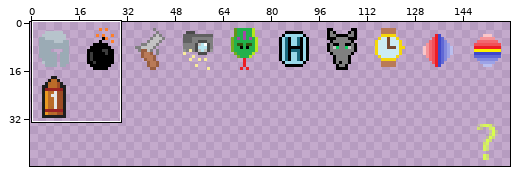
Sprite sheet: react_main/public/images/modifiers.png. The first picture is a wide view before the edit; the outline marks the close-up.
Close-up. The starting point:
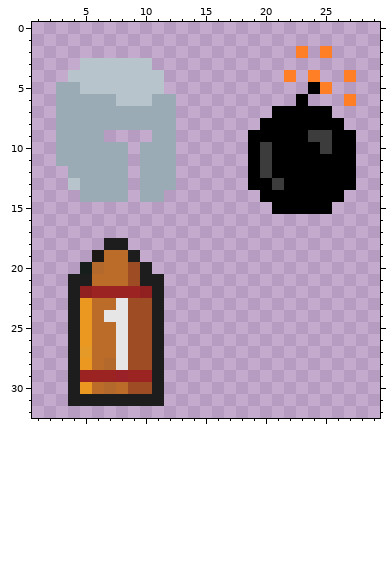
The file is 160x48 pixels. Pixels under 10% opacity are left out. Colours within 5 levels of each other are drawn and written as one. Shown: x 1..29, y 0..32. The commit also changed other parts of the picture, which this record leaves out.
Once edited:
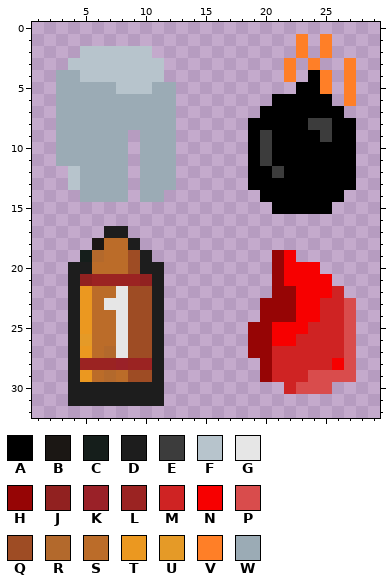
Palette (. is transparent): A #000000  B #1b1714  C #151e1b  D #1d1d1d  E #3c3c3c  F #b7c4cc  G #e6e6e6  H #960505  J #912120  K #9a2128  L #9b2322  M #cf2323  N #f70000  P #d94c4c  Q #9e4c24  R #b3692c  S #bb6c29  T #eb9820  U #e59a27  V #ff7f27  W #9babb5
The exact change:
Changed rows in their new state; - is an unchanged pixel.
first column x 3:
 1 --------------------V-V--
 2 --FFFFFF-----------------
 3 -F------F----------V-V--V
 4 WW-------------------AV--
 5 --WWW---WW----------A---V
 6 -----WWW----------AA-AA--
 7 -----------------A-----A-
 8 ----------------A----EE-A
 9 ----WW-W---------E---A---
10 ----------------------A--
12 -F---------------AE------
13 ------------------A------
first column x 4:
17 ---DD-------------------
18 --BSSD------------------
19 -CR--QD----------HN-----
20 DDS----D---------HNNN---
21 -JLLLLJ----------HNNNN--
22 -TSSGQQ----------HHNNNM-
23 ---G------------HHHNNMMP
24 ---S------------HHHNNMMP
25 ---------------HHNNNMMMP
26 -U-------------HHNNMMMMP
27 -T-R-----------HHMMMMMMP
28 -LLLKLL---------HMMMMMNP
29 -TSRSQQ---------HMMMPPPP
30 -DDDDDD-----------MPPP--
Where, in picture pixels (left, top, right, bottom), the same in both close-ups:
changed: (248, 34, 356, 190)
changed: (56, 46, 176, 394)
added: (248, 250, 356, 394)
